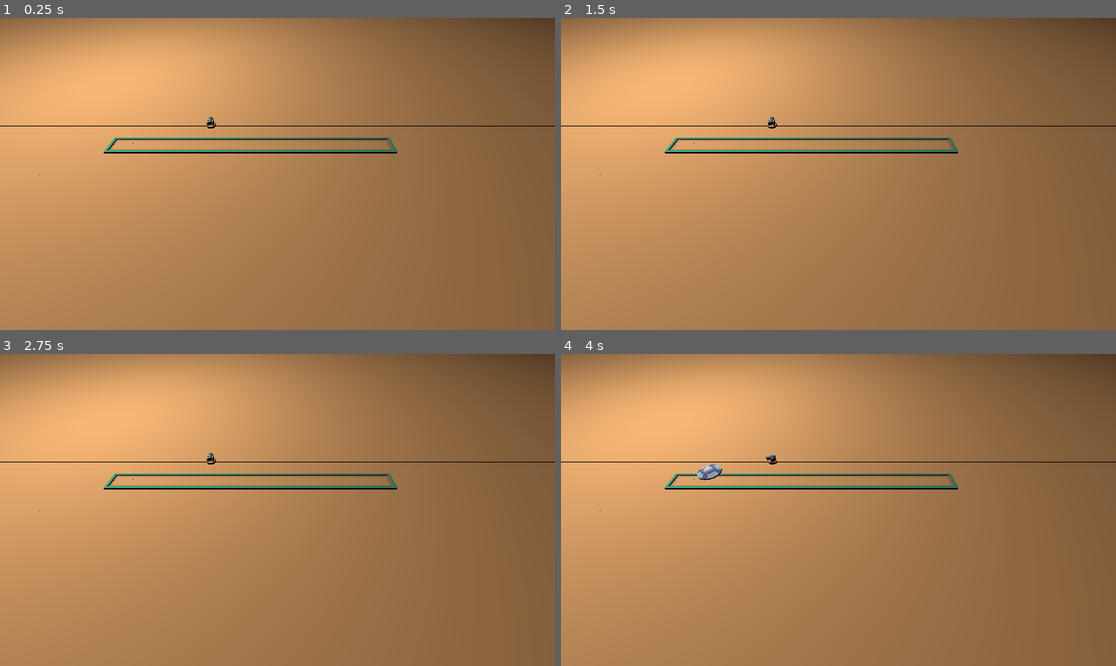
Above: before the commit, frames 1-4 (two rows, left to right).
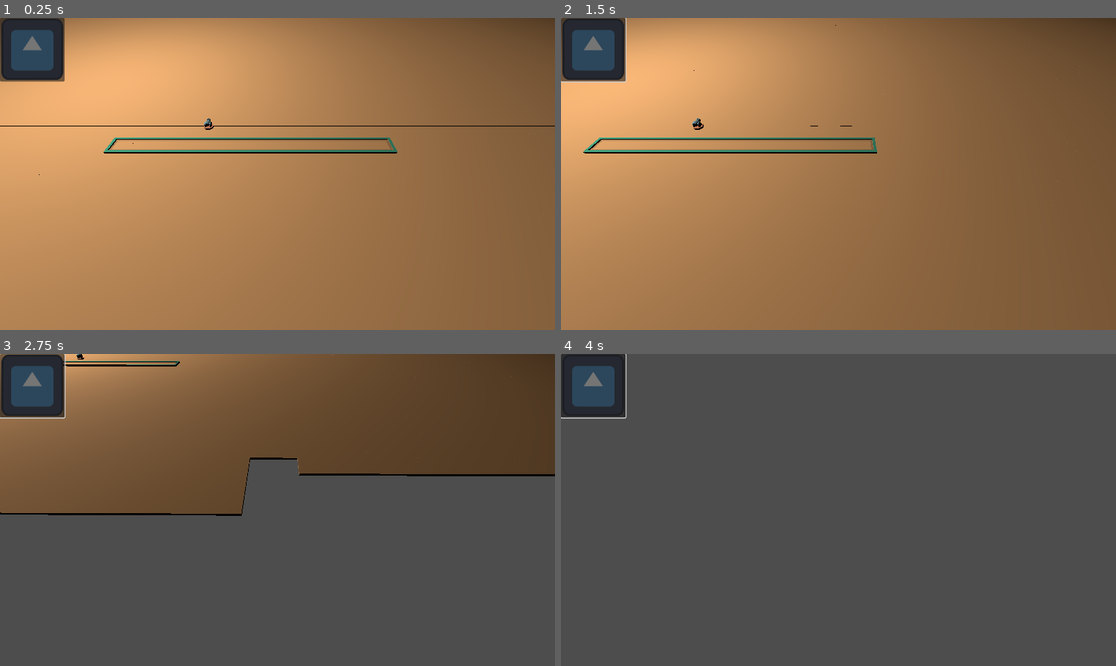
Above: after the commit, the same moments.

Repository: nickyg1/WurstGameMakers
Game: Godot game, scene res://Level_1.tscn
Same seed, same stepped clock (60 frames per second), same inputs: the game is played once before the commit and once after it. The engine's default icon, where the game draws it, is replaced by a stand-in: a white triangle on a blue panel in a dark square.
Inputs (mouse positions are in pixels of both pictures, inside the frame that each line leads up to):
- Up to frame 1 (0.25 s): no input
- Up to frame 2 (1.5 s): click (594, 49) at 0.52 s; tap Enter at 1.25 s; move the mouse to (960, 158) at 1.27 s; hold D from 1.28 s (still down); hold H from 1.28 s (still down)
- Up to frame 3 (2.75 s): tap J at 1.55, 2.1 s; move the mouse to (166, 525) at 2.02 s; release D at 2.03 s; release H at 2.03 s; hold S from 2.03 s (still down); tap Q at 2.3 s
- Up to frame 4 (4 s): move the mouse to (894, 441) at 2.77 s; release S at 2.78 s; hold D 2.78-3.53 s; hold Q 2.78-3.53 s; tap E at 3.05, 3.6 s; move the mouse to (810, 572) at 3.52 s; hold W from 3.53 s (still down); tap H at 3.8 s

The runs differ from the first frame. In frame 1, 2.4% of the frame differs, in the area x 0-39%, y 0-36%; in frame 2, 4.0%; in frame 3, 98%; in frame 4, 100%, in the area x 0-100%, y 0-100%.

Commit message:
Eat It 11_7_23
Camera Movement + Axis
UI Basics

Diff:
--- /dev/null
+++ b/KaijuTowerDefense/Camera3D.gd
@@ -0,0 +1,45 @@
+extends Camera3D
+
+var mouse_sens = 0.3
+var move_speed = 0.3;
+
+
+# Called when the node enters the scene tree for the first time.
+func _ready():
+	print("enter scene")
+	Input.set_mouse_mode(Input.MOUSE_MODE_CAPTURED)
+	pass # Replace with function body.
+
+
+# Called every frame. 'delta' is the elapsed time since the previous frame.
+func _process(delta):
+	_moveCameraPosition()
+	if Input.is_key_pressed(KEY_H):
+		Input.set_mouse_mode(Input.MOUSE_MODE_VISIBLE)
+	if Input.is_key_pressed(KEY_J):
+		Input.set_mouse_mode(Input.MOUSE_MODE_CAPTURED)
+	if Input.is_key_pressed(KEY_ESCAPE):
+		get_tree().quit()
+	pass
+
+
+func _input(event):
+	if event is InputEventMouseMotion:
+		print("X Mouse: " + str(event.relative.x))
+		print("Y Mouse: " + str(event.relative.y))
+		rotate_y(deg_to_rad(clamp(-event.relative.x, -1, 1)*mouse_sens))
+		rotate_x(deg_to_rad(clamp(-event.relative.y, -1, 1)*mouse_sens))
+
+func _moveCameraPosition():
+	if Input.is_key_pressed(KEY_W):
+		position.z -= move_speed
+	if Input.is_key_pressed(KEY_S):
+		position.z += move_speed
+	if Input.is_key_pressed(KEY_A):
+		position.x -= move_speed;
+	if Input.is_key_pressed(KEY_D):
+		position.x += move_speed;
+	if Input.is_key_pressed(KEY_Q):
+		position.y -= move_speed;
+	if Input.is_key_pressed(KEY_E):
+		position.y += move_speed;
--- /dev/null
+++ b/KaijuTowerDefense/CanvasTest.tscn
@@ -0,0 +1,17 @@
+[gd_scene load_steps=2 format=3 uid="uid://c45h5tjl5ydy2"]
+
+[ext_resource type="Texture2D" uid="uid://wcpd87w82hxg" path="res://icon.svg" id="1_yj1r8"]
+
+[node name="Node2D" type="Node2D"]
+
+[node name="CanvasLayer" type="CanvasLayer" parent="."]
+
+[node name="Icon" type="Sprite2D" parent="CanvasLayer"]
+position = Vector2(67, 65)
+texture = ExtResource("1_yj1r8")
+
+[node name="Button" type="Button" parent="CanvasLayer/Icon"]
+offset_left = -67.0
+offset_top = -65.0
+offset_right = 67.0
+offset_bottom = 67.0
--- a/KaijuTowerDefense/Level_1.tscn
+++ b/KaijuTowerDefense/Level_1.tscn
@@ -1,8 +1,10 @@
-[gd_scene load_steps=4 format=3 uid="uid://dmmoef88ogyht"]
+[gd_scene load_steps=6 format=3 uid="uid://dmmoef88ogyht"]
 
 [ext_resource type="PackedScene" uid="uid://wco8jfsgwllo" path="res://GridMap.tscn" id="1_cwtj0"]
 [ext_resource type="Script" path="res://PathSpawner.gd" id="2_fd87w"]
+[ext_resource type="Script" path="res://Camera3D.gd" id="2_uht16"]
 [ext_resource type="PackedScene" uid="uid://1d1t2xvebnv6" path="res://Tower/Tower.tscn" id="3_wytgb"]
+[ext_resource type="PackedScene" uid="uid://c45h5tjl5ydy2" path="res://CanvasTest.tscn" id="4_ww6t3"]
 
 [node name="Main" type="Node3D"]
 
@@ -15,6 +17,7 @@
 [node name="Camera3D" type="Camera3D" parent="."]
 transform = Transform3D(1, 0, 0, 0, 0.642788, 0.766044, 0, -0.766044, 0.642788, 10.0416, 6.95202, 11.4853)
 current = true
+script = ExtResource("2_uht16")
 
 [node name="OmniLight3D" type="OmniLight3D" parent="."]
 transform = Transform3D(1, 0, 0, 0, 1, 0, 0, 0, 1, 0, 13, 0)
@@ -22,6 +25,7 @@
 omni_range = 69.0
 
 [node name="PathSpawner" type="Node3D" parent="."]
+transform = Transform3D(1, 0, 0, 0, 1, 0, 0, 0, 1, -0.206029, 0.174576, -0.138457)
 script = ExtResource("2_fd87w")
 
 [node name="Timer" type="Timer" parent="PathSpawner"]
@@ -29,8 +33,11 @@
 autostart = true
 
 [node name="Towers" type="Node3D" parent="."]
+transform = Transform3D(1, 0, 0, 0, 1, 0, 0, 0, 1, -0.124552, -0.0599761, 0.0489233)
 
 [node name="Tower" parent="Towers" instance=ExtResource("3_wytgb")]
 transform = Transform3D(1, 0, 0, 0, 1, 0, 0, 0, 1, 6.70419, 0.64084, 3.01331)
 
+[node name="Node2D" parent="." instance=ExtResource("4_ww6t3")]
+
 [connection signal="timeout" from="PathSpawner/Timer" to="PathSpawner" method="_on_timer_timeout"]
Not shown: 8 places in KaijuTowerDefense/TileBase.tres that only renumber resources
